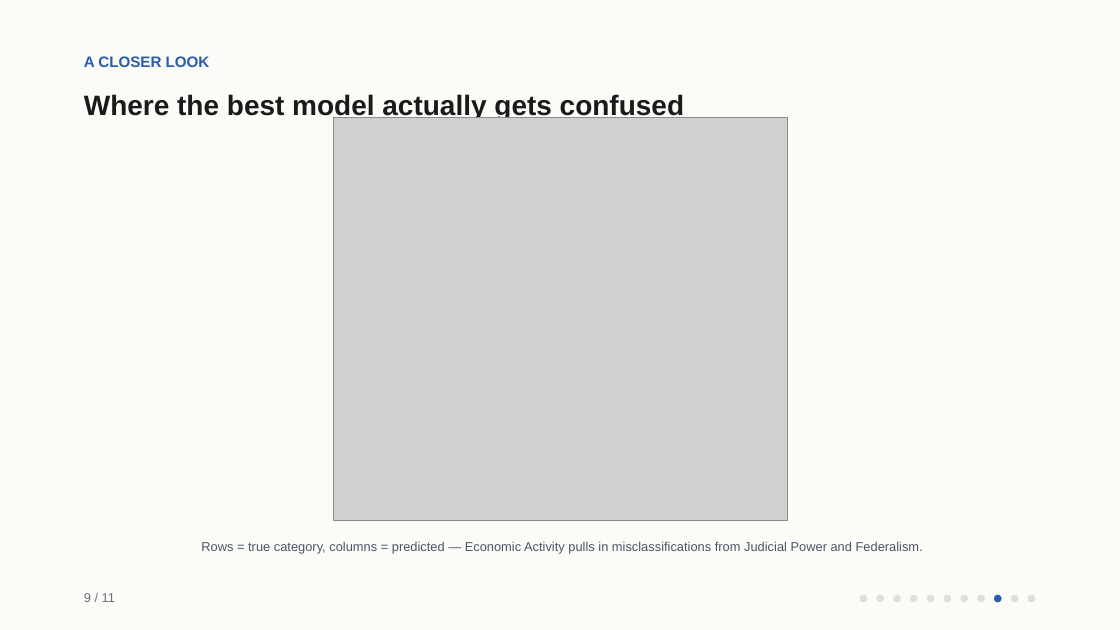
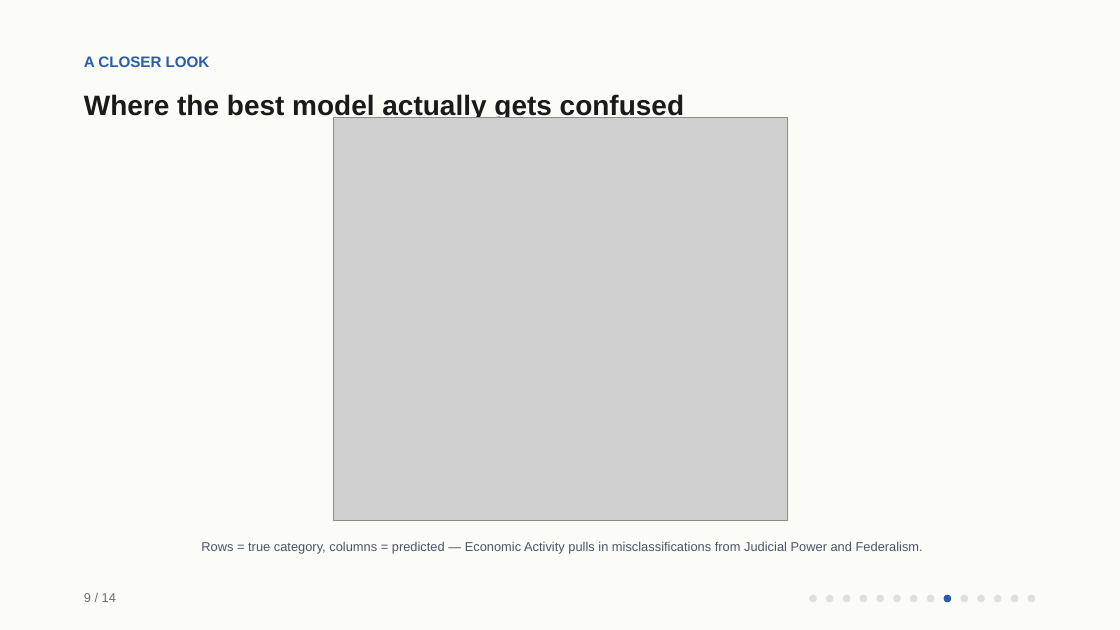
Before and after one commit to amogh-herle/ML-MINI-PROJECT, a slide deck: slide 10 of report/slides.pptx. Drawn at 1120x630 pixels with LibreOffice and Linux fonts; fonts in the diff are those of the drawing; grey boxes stand for pictures. Boxes give left, top, right and bottom in pixels: in the first picture for what was removed or moved away, otherwise in the second. Text is boxed around its words. In the diff, an @@ line names an element or a change of style, - is before the commit and + after.

```diff
--- a/report/slides.pptx
+++ b/report/slides.pptx
@@ text at (x1=84, y1=593, x2=116, y2=602): text changed @@
-9 / 11
+9 / 14
@@ ellipse added at (x1=809, y1=595, x2=817, y2=602), fill #DDE1DC @@
@@ ellipse added at (x1=826, y1=595, x2=833, y2=602), fill #DDE1DC @@
@@ ellipse added at (x1=843, y1=595, x2=850, y2=602), fill #DDE1DC @@
@@ ellipse moved from (x1=994, y1=595, x2=1002, y2=602) to (x1=944, y1=595, x2=951, y2=602) @@
@@ ellipse moved from (x1=944, y1=595, x2=951, y2=602) to (x1=994, y1=595, x2=1002, y2=602) @@
```
Also in this commit, not shown: 7 other slides changed, 7 slides added, 4 slides removed, 37 other files.
